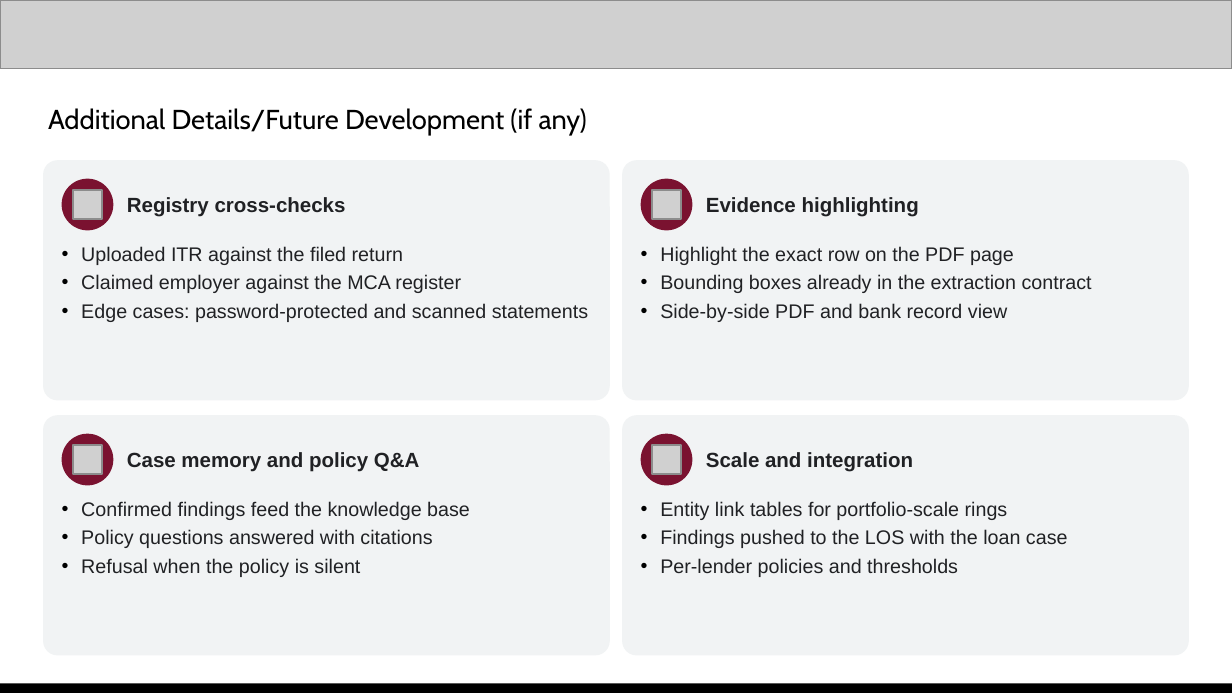
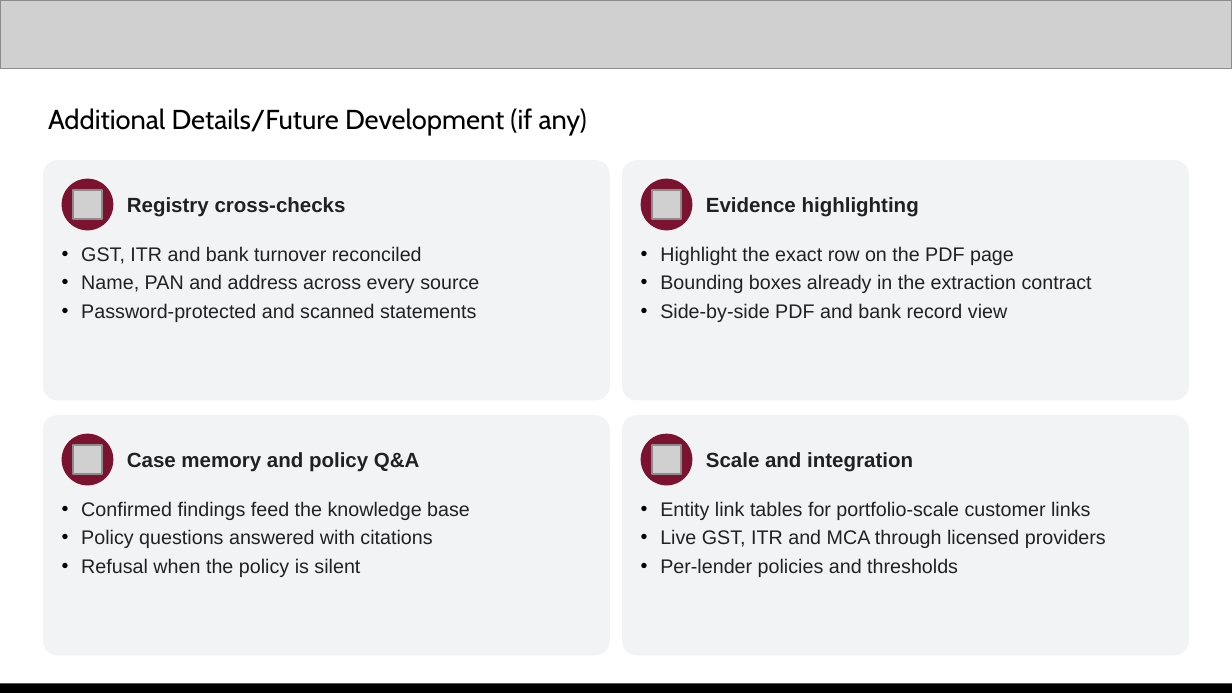
Before and after one commit to abhinavmukwane/FinRiskLensAI-RAG-V2, a slide deck: slide 13 of Doc/FinRiskLens_AI_Builder_Cup_2026.pptx (slide 15 before the commit). Drawn at 1232x693 pixels with LibreOffice and Linux fonts; fonts in the diff are those of the drawing; grey boxes stand for pictures. Boxes give left, top, right and bottom in pixels: in the first picture for what was removed or moved away, otherwise in the second. Text is boxed around its words. In the diff, an @@ line names an element or a change of style, - is before the commit and + after.

Commit message:
#Customer-wise only: case pages and Rings page removed; deck and docs to the customer flow
- Case page and Rings page/menu removed; Risk Lens actions moved to RiskLensController (/risk-lens)
- Customer links stay in each Risk Lens Network section, naming the linked customers
- A confirmed finding keeps blocking the loan case; only a dismissed one stops counting
- Deck: team AS FinTech Developer, customer flow, new snapshots; README, architecture, plan and video script updated

```diff
--- a/Doc/FinRiskLens_AI_Builder_Cup_2026.pptx
+++ b/Doc/FinRiskLens_AI_Builder_Cup_2026.pptx
@@ text at (x1=81, y1=246, x2=479, y2=322): text changed @@
-• Uploaded ITR against the filed return
-• Claimed employer against the MCA register
-• Edge cases: password-protected and scanned statements
+• GST, ITR and bank turnover reconciled
+• Name, PAN and address across every source
+• Password-protected and scanned statements
@@ text at (x1=660, y1=501, x2=1106, y2=548): text changed @@
-• Entity link tables for portfolio-scale rings
-• Findings pushed to the LOS with the loan case
+• Entity link tables for portfolio-scale customer links
+• Live GST, ITR and MCA through licensed providers
```
Also in this commit, not shown: 14 other slides changed, 2 slides removed, 25 other files.
